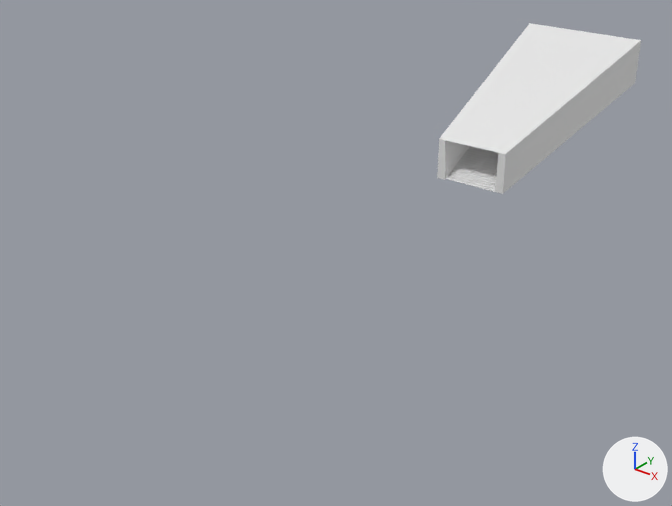
A saved change to the Blender file SourceAssets/Environments/Subway/SubwayBlockout.blend.
Rendered twice from a camera (50 mm lens) standing at (50.5, -60.7, 43.0) and looking at (-0.2, 2.7, 3.7). Every picture has the same lights, and +X, +Y and +Z are marked at lower right. The first picture is the older version.

Names of what the first picture shows: 'Platform Stairs'.
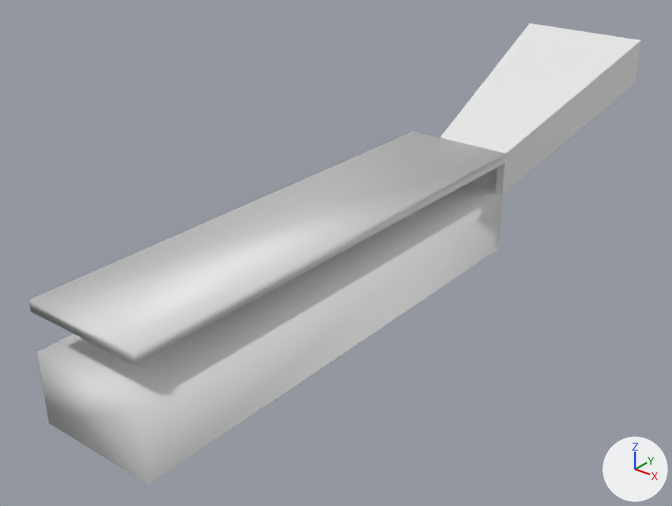
What differs and where, as boxes (x1, y1, x2, y2) in the pictures (672 x 506 px):
```json
{"object": "Platform", "change": "shown", "after": [29, 131, 506, 484]}
```

Edits to the scene script, one JSON object a line:
```json
{"op": "remove", "block": "ob_platform", "code": "ob_platform.hide_set(True)"}
```
